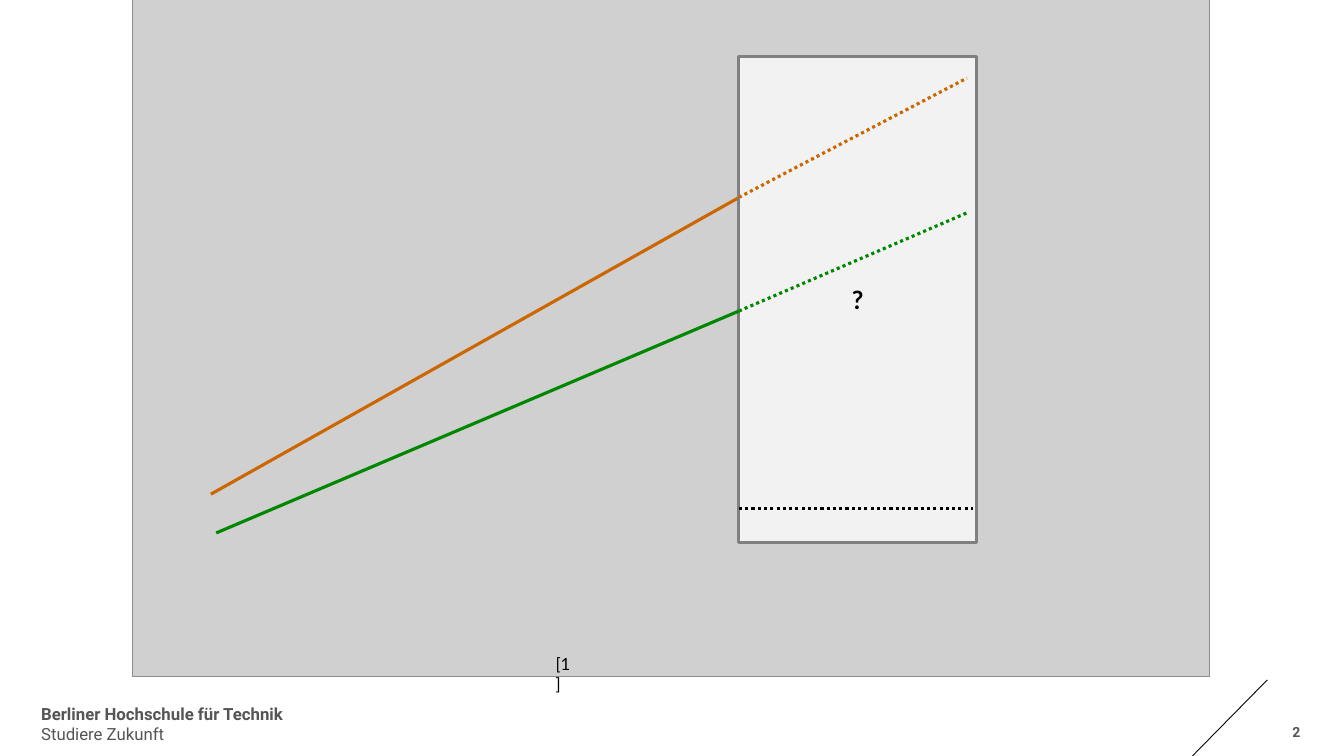
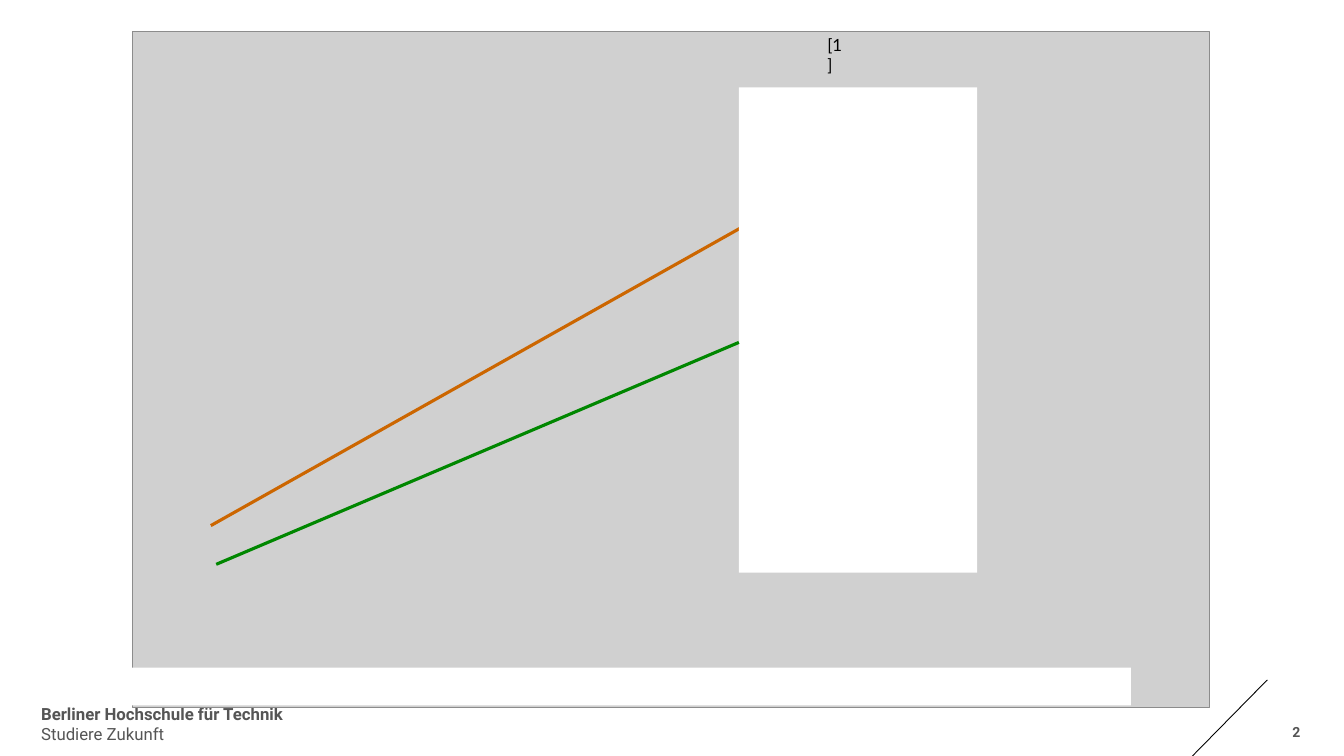
Before and after one commit to mmews-n4/bht_plv, a slide deck: slide 2 of slides/MultiThreadProgrammierung.pptx. Drawn at 1344x756 pixels with LibreOffice and Linux fonts; fonts in the diff are those of the drawing; grey boxes stand for pictures. Boxes give left, top, right and bottom in pixels: in the first picture for what was removed or moved away, otherwise in the second. Text is boxed around its words. In the diff, an @@ line names an element or a change of style, - is before the commit and + after.

```diff
--- a/slides/MultiThreadProgrammierung.pptx
+++ b/slides/MultiThreadProgrammierung.pptx
@@ text "[1]": place and size @@
-text "[1]" at bbox=[556, 657, 571, 673]
+text "[1]" at bbox=[827, 38, 842, 54]
@@ 2 lines, 1 picture, 1 rectangle: place and size @@
-2 lines, 1 picture, 1 rectangle at bbox=[132, 0, 1210, 677]
+2 lines, 1 picture, 1 rectangle at bbox=[132, 31, 1210, 708]
@@ text in rectangle at bbox=[739, 88, 977, 573]: text removed @@
-?
@@ rectangle at bbox=[739, 88, 977, 573]: fill #F2F2F2 to #FFFFFF; outline #808080 2 pt to none @@
@@ line removed from (739, 198) to (967, 79) @@
@@ line removed from (739, 312) to (967, 213) @@
@@ line removed from (739, 509) to (973, 509) @@
@@ rectangle added at bbox=[64, 667, 1131, 706], fill #FFFFFF @@
```
Also in this commit, not shown: 4 other slides changed, 1 other file.
